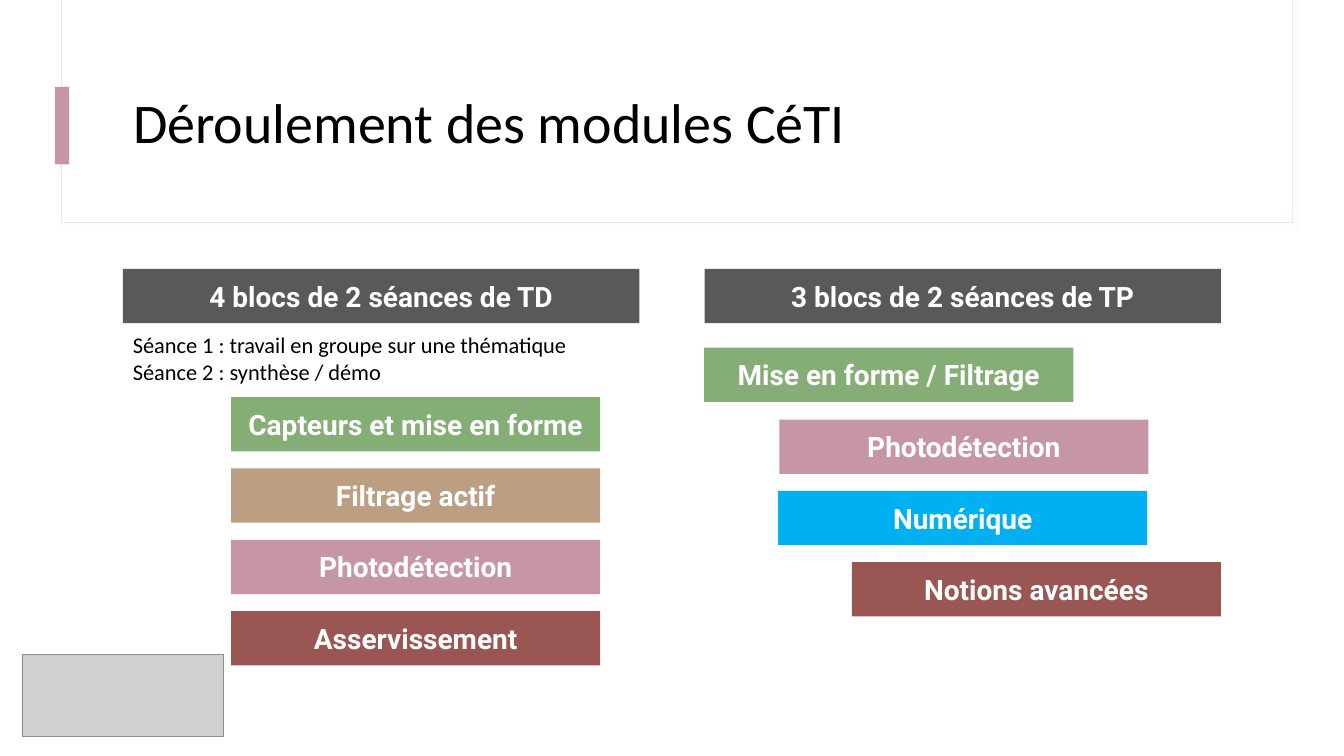
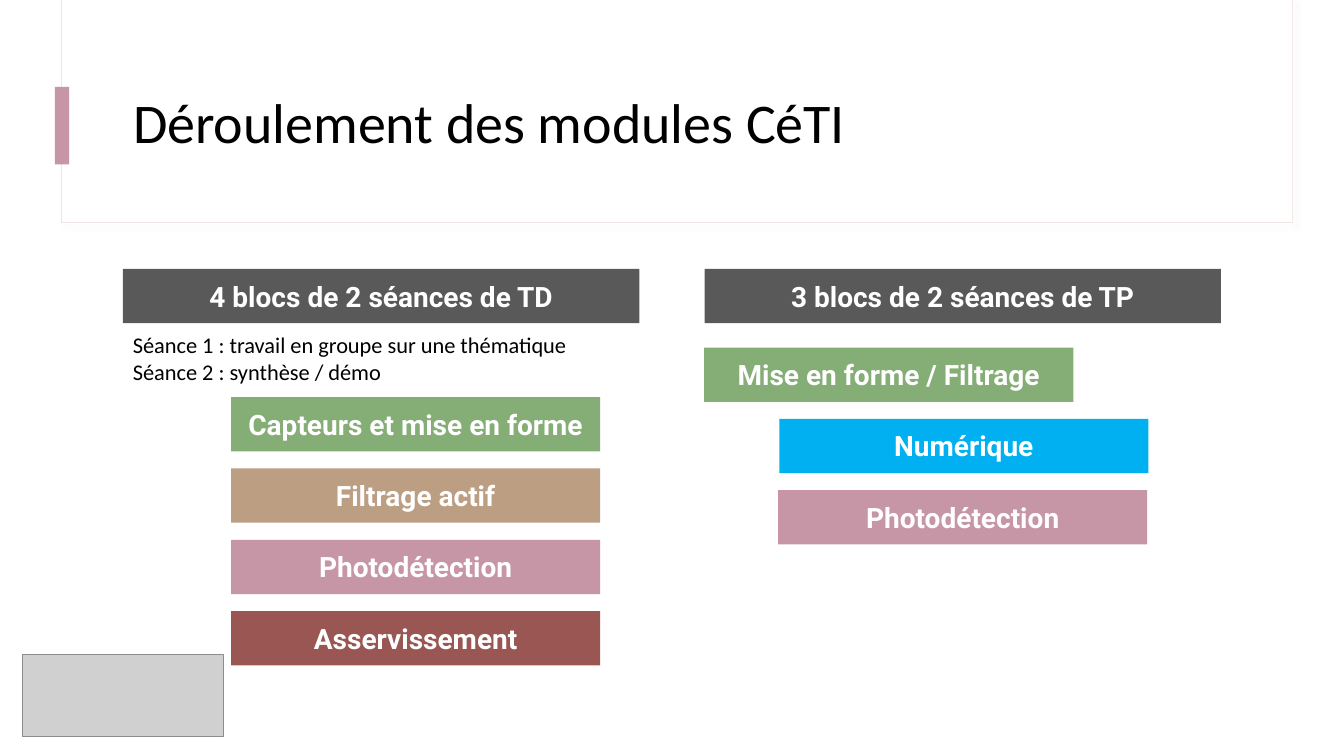
Before and after one commit to IOGS-Digital-Methods/semester-5, a slide deck: slide 11 of CeTI/b0_intro/B0_1_CeTI.pptx (slide 10 before the commit). Drawn at 1344x756 pixels with LibreOffice and Linux fonts; fonts in the diff are those of the drawing; grey boxes stand for pictures. Boxes give left, top, right and bottom in pixels: in the first picture for what was removed or moved away, otherwise in the second. Text is boxed around its words. In the diff, an @@ line names an element or a change of style, - is before the commit and + after.

```diff
--- a/CeTI/b0_intro/B0_1_CeTI.pptx
+++ b/CeTI/b0_intro/B0_1_CeTI.pptx
@@ rectangle "Numérique": place and size @@
-rectangle "Numérique" at (778,491,1147,545)
+rectangle "Numérique" at (779,419,1148,474)
@@ rectangle "Photodétection": place and size @@
-rectangle "Photodétection" at (779,419,1148,474)
+rectangle "Photodétection" at (778,490,1147,544)
@@ rectangle removed at (852,563,1221,617) @@
-Notions avancées
```
Also in this commit, not shown: 8 other slides changed, 1 slide added, 6 other files.
